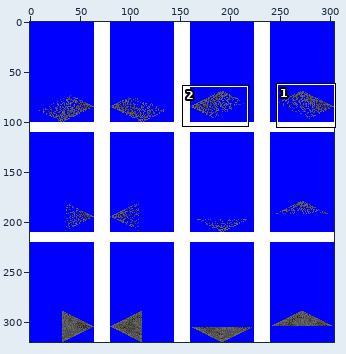
File history of a sprite sheet, src (dirty)/gfx/ground_transition_type1.png. The picture above shows the old version from afar; the outline marks the close-up.
Close-up. Old version:
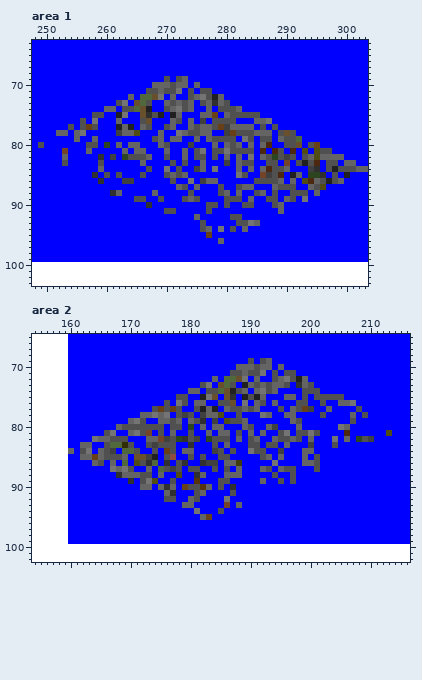
The file is 304x320 pixels. Shown: area 1: x 248..303, y 63..103; area 2: x 154..216, y 65..102. The commit also changed other parts of the picture, which this record leaves out.
After:
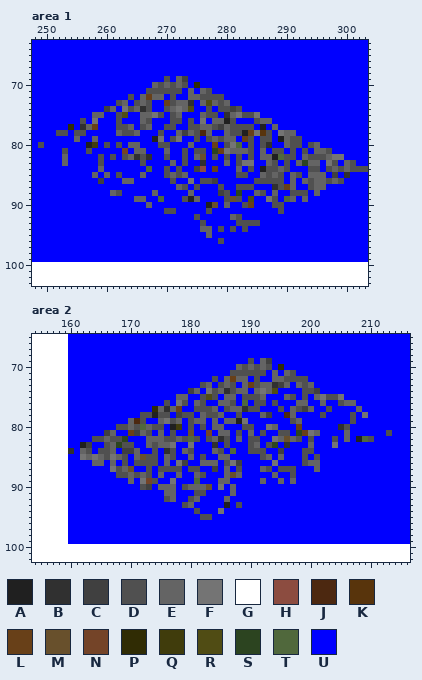
Palette (. is transparent): A #202020  B #303030  C #404040  D #505050  E #646464  F #747474  G #ffffff  H #8c4c40  J #4c2810  K #58340c  L #684018  M #68502c  N #744428  P #302c04  Q #403c0c  R #504c14  S #2c4420  T #50683c  U #0000ff
Changes in this commit:
Changed rows in their new state; - is an unchanged pixel.
Area 1:
first column x 252:
 69 --------------------EC------------------------------
 70 -----------------D---D-P----------------------------
 71 -----------------D--D-E-E---------------------------
 72 ------------D-ELEE-D--E-D-DD------------------------
 73 -----------E-DE---L--EB-EREDE-----------------------
 74 --------C--F-EBD-----ER--D---CD---------------------
 75 ------EE--DR--EEFD-D-----DD-BEF--F------------------
 76 ----------D---ED---D--D-F-EEA----D-E----------------
 77 --P-BEL---DDE-DE---D--D----CEDDDD-A-E---------------
 78 DD-DD-----EDDE---D--ECE-J---ED-ALFKD-FEE------------
 79 ----------------AF-DF--D-DE-EE-L-----AE-D-----------
 80 -----AQ-D-D------D----E---L-DFT-D-DB--E-D--E--------
 81 -D---D-----N---------D--D-SL-EEE--E-D--D-D-EE-------
 82 -------D-D-DEB-B-----D-EM---D-D-D--EATD--EDDD-FF----
 83 -E------------D----E----B---E-DFF--E--D-ESEE-F---D--
 84 ---------------T--D-----H-L-----D-AD-ED---DD--E-E-DD
 85 ------E-E-----E---------------D---EDED-ED-EEE-C-B---
 86 -------C---EE-----------DDC----------D---ED-EDED----
 87 -----------------------D-------DD---B-LE--DEE-------
 88 ---------ED-----------E----CD-S--ED-E---------------
 89 -------------EE--T----AE-----M--R--F--TE-E----------
 90 ---------------E---------AM-E---L----D--------------
 91 -------------------------------------D--------------
 92 -----------------------D-----E----------------------
 93 --------------------------------DD------------------
 94 ------------------------E--D---D--------------------
 95 -------------------------E--------------------------
 96 ---------------------------D------------------------
Area 2:
first column x 160:
 69 --------------------------------EC--------------------
 70 -----------------------------D---D-P------------------
 71 -----------------------------D--D-E-E-----------------
 72 ------------------------D-ELEE-D--E-D-DD--------------
 73 -----------------------E-DE--EL--EBCE-EDE-------------
 74 --------------------C--F-EBDE----ER------C------------
 75 ------------------EE--DRD-EE-D-D-----D---EF--F--------
 76 ----------------------D--EED-T-D--D---EE--E--D-E------
 77 --------------PEBEL---DDE-DEEB-D-------CE--D----E-----
 78 ------------DDADD-CD--EDDE------EC--J----------D-F----
 79 -----------J----F---DEE-E-EEAF-------DE---------------
 80 --------D-E-TE---AQ-D-D------D---FE---L------BD-------
 81 ------CE--LCED-E-D--M--N--------D---D-SL-E----E------D
 82 ----DD---S-----ED-EDTD-DEB-----D--FEM---D---D---ATD---
 83 --AC---ESD---EDEEF--F---B-D----E--S-B---E---F---------
 84 B-ED-D-E-CCE----B---D---E--T--D--------DD-------------
 85 --F-F--FED-E-DD-ED--E----EE------------D--------------
 86 -----E---D-D-DD-E-FC--EEE-DFC----------D-E------------
 87 --------DEM--D-D-D------C-E-D------D-----E------------
 88 --------DD-DE-----E--ED----M------E-------------------
 89 ----------E-FND--F---T---EE--------E-E----------------
 90 ------------DC--E--DEEEM-F-E--------------------------
 91 -----------------E----D----E--------------------------
 92 -----------------E--DE----E---------------------------
 93 -------------------D------A-D-------------------------
 94 ---------------------D---F----------------------------
 95 ----------------------DD------------------------------
